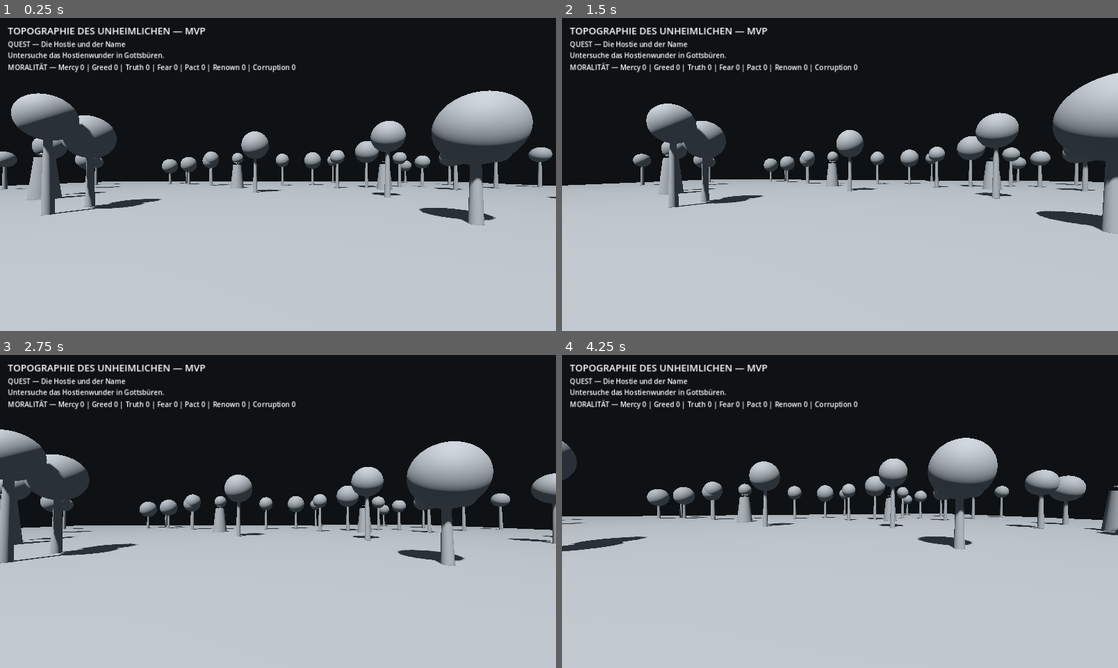
Above: before the commit, frames 1-4 (two rows, left to right).
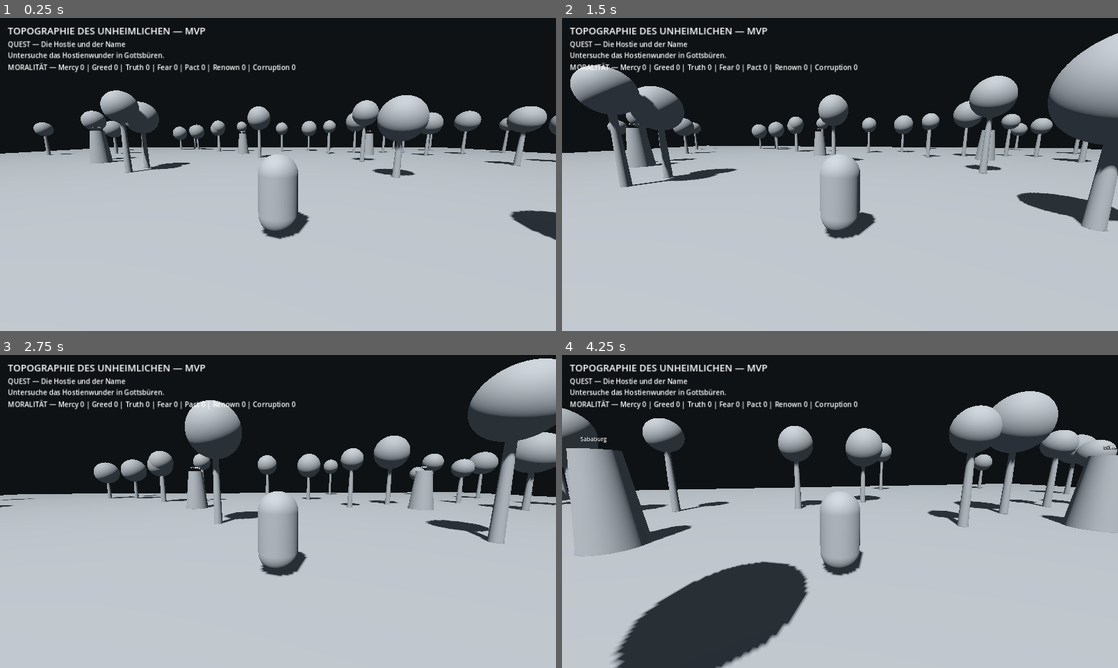
Above: after the commit, the same moments.

Repository: Zweeback/Zweeback-topographie-des-unheimlichen
Game: Godot game, scene res://src/main.tscn
Same seed, same stepped clock (60 frames per second), same inputs: the game is played once before the commit and once after it.
Inputs (mouse positions are in pixels of both pictures, inside the frame that each line leads up to):
- Up to frame 1 (0.25 s): no input
- Up to frame 2 (1.5 s): tap Enter at 0.5 s; move the mouse to (867, 174) at 0.52 s; hold W from 0.53 s (still down); move the mouse to (812, 174) at 1.27 s
- Up to frame 3 (2.75 s): keep holding W; move the mouse to (289, 505) at 2.02 s
- Up to frame 4 (4.25 s): keep holding W; move the mouse to (834, 517) at 2.77 s; move the mouse to (878, 514) at 3.52 s

The runs differ from the first frame. In frame 1, 23% of the frame differs, in the area x 0-100%, y 23-71%; in frame 2, 24%; in frame 3, 27%; in frame 4, 31%, in the area x 0-100%, y 11-100%.

Commit message:
feat(mvp): align controller with third-person target

Diff:
--- a/src/player.gd
+++ b/src/player.gd
@@ -3,8 +3,9 @@
 @export var move_speed := 6.0
 @export var mouse_sensitivity := 0.0025
 
+var camera_pivot: Node3D
 var camera: Camera3D
-var pitch := 0.0
+var pitch := deg_to_rad(-10.0)
 
 func _ready() -> void:
 	_build_body()
@@ -27,10 +28,19 @@
 	mesh_instance.position.y = 0.9
 	add_child(mesh_instance)
 
+	camera_pivot = Node3D.new()
+	camera_pivot.position = Vector3(0.0, 1.35, 0.0)
+	camera_pivot.rotation.x = pitch
+	add_child(camera_pivot)
+
+	var arm := SpringArm3D.new()
+	arm.spring_length = 4.5
+	arm.margin = 0.15
+	camera_pivot.add_child(arm)
+
 	camera = Camera3D.new()
-	camera.position = Vector3(0.0, 1.65, 0.0)
 	camera.current = true
-	add_child(camera)
+	arm.add_child(camera)
 
 func _physics_process(delta: float) -> void:
 	if not is_on_floor():
@@ -38,9 +48,18 @@
 	else:
 		velocity.y = 0.0
 
-	var input_vec := Input.get_vector("move_left", "move_right", "move_forward", "move_back")
+	var input_vec := Vector2.ZERO
+	if Input.is_physical_key_pressed(KEY_A):
+		input_vec.x -= 1.0
+	if Input.is_physical_key_pressed(KEY_D):
+		input_vec.x += 1.0
+	if Input.is_physical_key_pressed(KEY_W):
+		input_vec.y -= 1.0
+	if Input.is_physical_key_pressed(KEY_S):
+		input_vec.y += 1.0
+	input_vec = input_vec.normalized()
+
 	var direction := (transform.basis * Vector3(input_vec.x, 0.0, input_vec.y)).normalized()
-
 	if direction:
 		velocity.x = direction.x * move_speed
 		velocity.z = direction.z * move_speed
@@ -53,7 +72,7 @@
 func _unhandled_input(event: InputEvent) -> void:
 	if event is InputEventMouseMotion and Input.mouse_mode == Input.MOUSE_MODE_CAPTURED:
 		rotate_y(-event.relative.x * mouse_sensitivity)
-		pitch = clampf(pitch - event.relative.y * mouse_sensitivity, deg_to_rad(-80.0), deg_to_rad(80.0))
-		camera.rotation.x = pitch
+		pitch = clampf(pitch - event.relative.y * mouse_sensitivity, deg_to_rad(-55.0), deg_to_rad(35.0))
+		camera_pivot.rotation.x = pitch
 	elif event is InputEventKey and event.pressed and event.keycode == KEY_ESCAPE:
 		Input.mouse_mode = Input.MOUSE_MODE_VISIBLE if Input.mouse_mode == Input.MOUSE_MODE_CAPTURED else Input.MOUSE_MODE_CAPTURED
